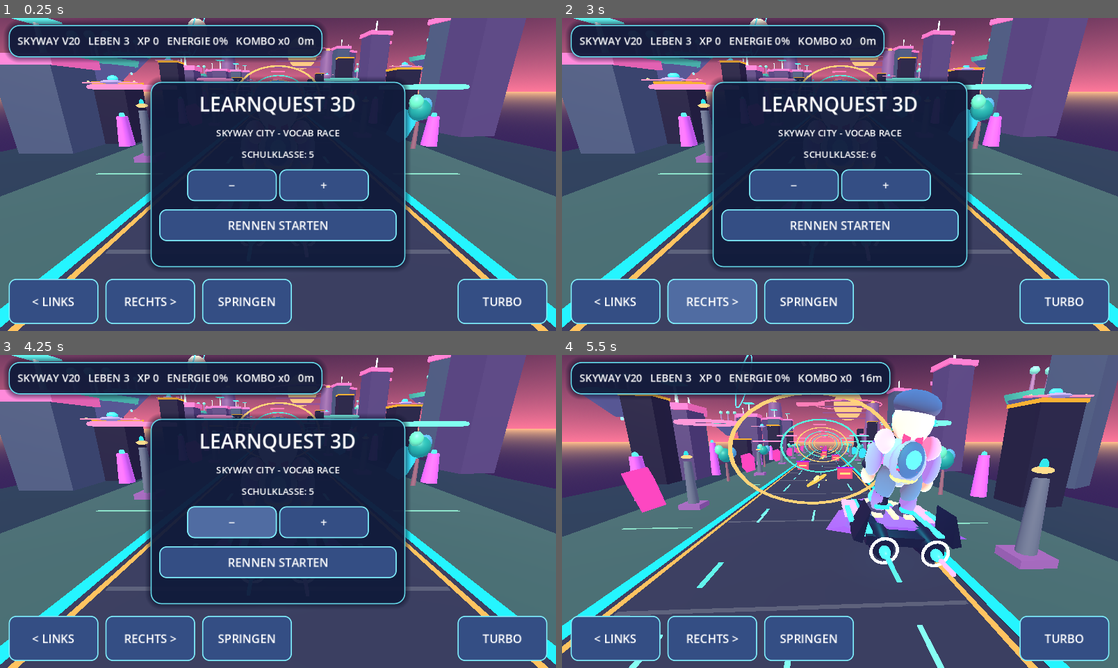
Above: before the commit, frames 1-4 (two rows, left to right).
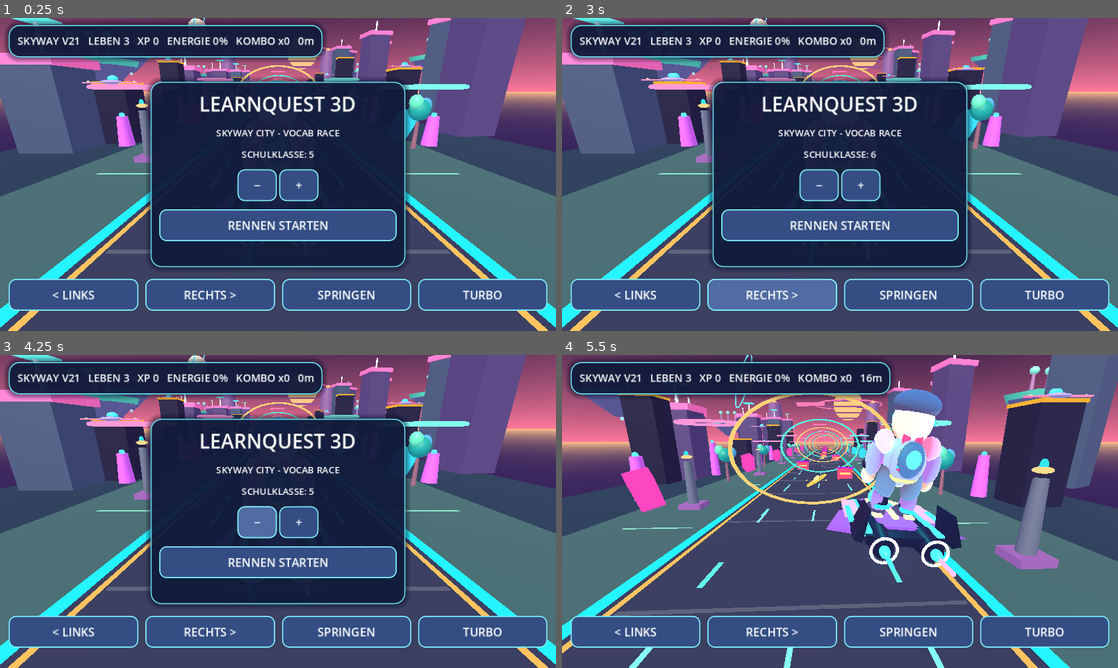
Above: after the commit, the same moments.

Repository: mtothek0703/learnquest-unity-web
Game: Godot game, scene res://main.tscn
The game is run twice, just before and just after one commit, with the same random seed, the same clock (stepped at 60 frames per second) and the same inputs.
Inputs:
- Up to frame 1 (0.25 s): no input
- Up to frame 2 (3 s): click "SPRINGEN" at 0.5 s; click "TURBO" at 1.25 s; click "+" at 2 s; click "RECHTS >" at 2.75 s
- Up to frame 3 (4.25 s): click "−" at 3.5 s
- Up to frame 4 (5.5 s): click "RENNEN STARTEN" at 4.25 s; hold Right from 5.03 s (still down); tap Space at 5.27 s

The runs differ from the first frame. In frame 1, 9.6% of the frame differs, in the area x 1-99%, y 6-98%; in frame 2, 11%; in frame 3, 9.6%; in frame 4, 7.6%.

Commit message:
feat(godot): fit hoverboard controls and quiz panels to phone portrait

Diff:
--- a/godot/world.gd
+++ b/godot/world.gd
@@ -34,6 +34,9 @@
 var end_panel: PanelContainer
 var hud: Label
 var splash: PanelContainer
+var controls_grid: GridContainer
+var start_heading: Label
+var end_heading: Label
 var quiz_box: PanelContainer
 var question_label: Label
 var grade_label: Label
@@ -368,21 +371,24 @@
     hud.add_theme_font_size_override("font_size", 18)
     top.add_child(hud)
 
-    var controls := HBoxContainer.new()
-    controls.set_anchors_and_offsets_preset(Control.PRESET_BOTTOM_WIDE)
-    controls.offset_top = -90
-    controls.offset_bottom = -12
-    controls.offset_left = 15
-    controls.offset_right = -15
-    controls.add_theme_constant_override("separation", 12)
-    canvas.add_child(controls)
-    _make_button("< LINKS", func(): _shift(-1), controls)
-    _make_button("RECHTS >", func(): _shift(1), controls)
-    _make_button("SPRINGEN", _jump, controls)
-    var spacer := Control.new()
-    spacer.size_flags_horizontal = Control.SIZE_EXPAND_FILL
-    controls.add_child(spacer)
-    _make_button("TURBO", _use_turbo, controls)
+    # Four fixed-width buttons overflow a phone screen. Two rows fit in portrait.
+    controls_grid = GridContainer.new()
+    controls_grid.set_anchors_and_offsets_preset(Control.PRESET_BOTTOM_WIDE)
+    controls_grid.offset_top = -90
+    controls_grid.offset_bottom = -12
+    controls_grid.offset_left = 15
+    controls_grid.offset_right = -15
+    controls_grid.add_theme_constant_override("h_separation", 12)
+    controls_grid.add_theme_constant_override("v_separation", 10)
+    canvas.add_child(controls_grid)
+    for button in [
+        _make_button("< LINKS", func(): _shift(-1), controls_grid),
+        _make_button("RECHTS >", func(): _shift(1), controls_grid),
+        _make_button("SPRINGEN", _jump, controls_grid),
+        _make_button("TURBO", _use_turbo, controls_grid)
+    ]:
+        button.custom_minimum_size.x = 0
+        button.size_flags_horizontal = Control.SIZE_EXPAND_FILL
 
     splash = PanelContainer.new()
     _style_panel(splash)
@@ -393,11 +399,11 @@
     var start_column := VBoxContainer.new()
     start_column.add_theme_constant_override("separation", 14)
     splash.add_child(start_column)
-    var heading := Label.new()
-    heading.text = "LEARNQUEST 3D"
-    heading.horizontal_alignment = HORIZONTAL_ALIGNMENT_CENTER
-    heading.add_theme_font_size_override("font_size", 34)
-    start_column.add_child(heading)
+    start_heading = Label.new()
+    start_heading.text = "LEARNQUEST 3D"
+    start_heading.horizontal_alignment = HORIZONTAL_ALIGNMENT_CENTER
+    start_heading.add_theme_font_size_override("font_size", 34)
+    start_column.add_child(start_heading)
     var sub := Label.new()
     sub.text = "SKYWAY CITY - VOCAB RACE"
     sub.horizontal_alignment = HORIZONTAL_ALIGNMENT_CENTER
@@ -408,8 +414,10 @@
     var grade_buttons := HBoxContainer.new()
     grade_buttons.alignment = BoxContainer.ALIGNMENT_CENTER
     start_column.add_child(grade_buttons)
-    _make_button("−", func(): _change_grade(-1), grade_buttons)
-    _make_button("+", func(): _change_grade(1), grade_buttons)
+    var grade_down := _make_button("−", func(): _change_grade(-1), grade_buttons)
+    var grade_up := _make_button("+", func(): _change_grade(1), grade_buttons)
+    grade_down.custom_minimum_size.x = 68
+    grade_up.custom_minimum_size.x = 68
     _make_button("RENNEN STARTEN", _start_game, start_column)
     _change_grade(0)
 
@@ -452,13 +460,29 @@
     var end_column := VBoxContainer.new()
     end_column.add_theme_constant_override("separation", 18)
     end_panel.add_child(end_column)
-    var end_title := Label.new()
-    end_title.text = "RENNEN BEENDET!"
-    end_title.add_theme_font_size_override("font_size", 30)
-    end_title.horizontal_alignment = HORIZONTAL_ALIGNMENT_CENTER
-    end_column.add_child(end_title)
+    end_heading = Label.new()
+    end_heading.text = "RENNEN BEENDET!"
+    end_heading.add_theme_font_size_override("font_size", 30)
+    end_heading.horizontal_alignment = HORIZONTAL_ALIGNMENT_CENTER
+    end_column.add_child(end_heading)
     _make_button("NOCHMAL FAHREN", _reset_run, end_column)
     end_panel.hide()
+    _apply_mobile_layout(get_viewport().get_visible_rect().size.x)
+    get_viewport().size_changed.connect(func(): _apply_mobile_layout(get_viewport().get_visible_rect().size.x))
+
+# Responsive phone portrait layout, while keeping the four desktop controls.
+func _apply_mobile_layout(viewport_width: float) -> void:
+    var narrow := viewport_width < 720.0
+    controls_grid.columns = 2 if narrow else 4
+    controls_grid.offset_top = -142.0 if narrow else -90.0
+    start_heading.add_theme_font_size_override("font_size", 26 if narrow else 34)
+    end_heading.add_theme_font_size_override("font_size", 24 if narrow else 30)
+    for panel in [splash, quiz_box, end_panel]:
+        var desktop_width: float = 440.0 if panel == splash else (460.0 if panel == quiz_box else 410.0)
+        var panel_width: float = minf(desktop_width, maxf(280.0, viewport_width - 24.0))
+        panel.custom_minimum_size.x = panel_width
+        panel.offset_left = -panel_width / 2.0
+        panel.offset_right = panel_width / 2.0
 
 func _change_grade(delta: int) -> void:
     grade = clampi(grade + delta, 1, 10)
@@ -517,7 +541,7 @@
 
 func _refresh_hud() -> void:
     if hud != null:
-        hud.text = "SKYWAY V20   LEBEN %d   XP %d   ENERGIE %d%%   KOMBO x%d   %dm" % [lives, xp, power, combo, int(distance)]
+        hud.text = "SKYWAY V21   LEBEN %d   XP %d   ENERGIE %d%%   KOMBO x%d   %dm" % [lives, xp, power, combo, int(distance)]
 
 # Follow the racer on lane changes and jumps; widen the view during turbo.
 func _update_camera(delta: float) -> void:
